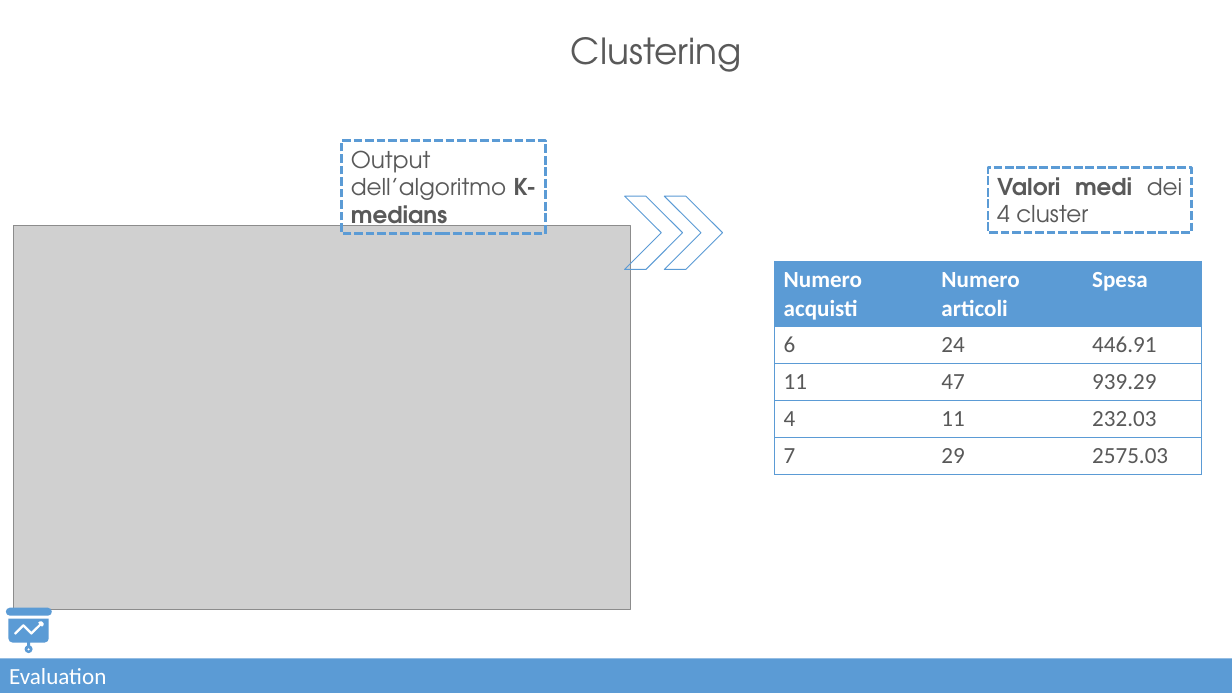
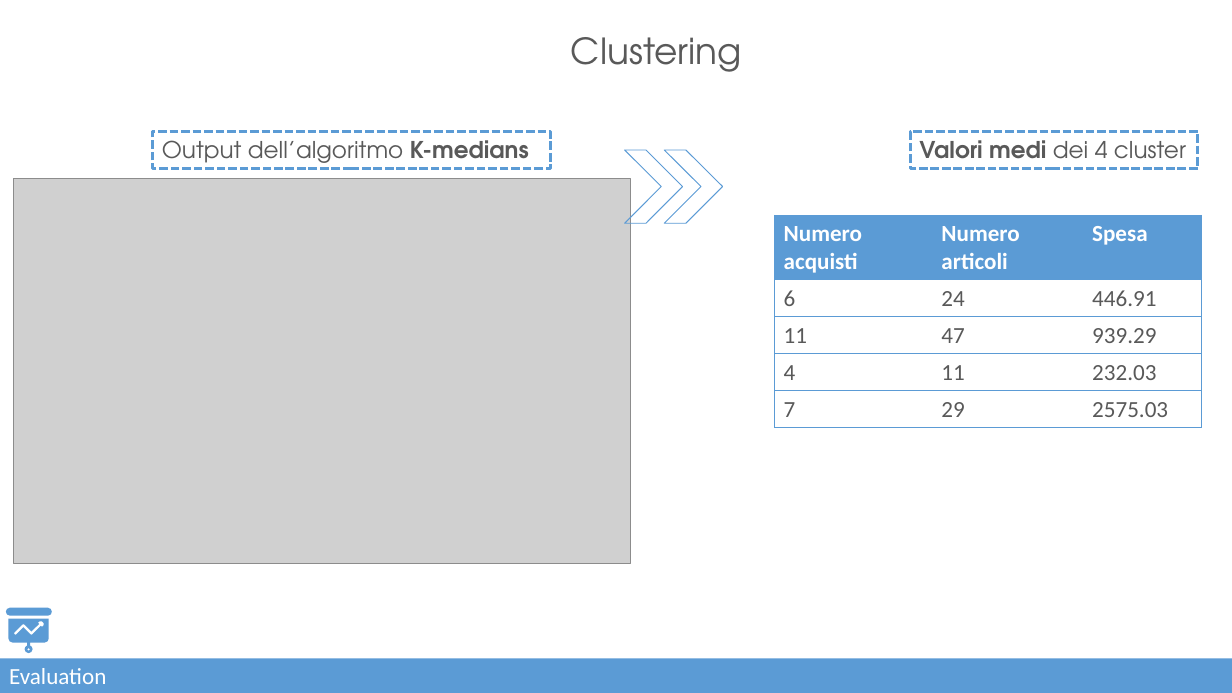
Before and after one commit to lorenzlorg/Digital-Marketing-Data-Science-Lab-Project, a slide deck: slide 11 of Presentazione_digital_marketing.pptx. Drawn at 1232x693 pixels with LibreOffice and Linux fonts; fonts in the diff are those of the drawing; grey boxes stand for pictures. Boxes give left, top, right and bottom in pixels: in the first picture for what was removed or moved away, otherwise in the second. Text is boxed around its words. In the diff, an @@ line names an element or a change of style, - is before the commit and + after.

```diff
--- a/Presentazione_digital_marketing.pptx
+++ b/Presentazione_digital_marketing.pptx
@@ rectangle "Output dell’algoritmo K-medians": place and size @@
-rectangle "Output dell’algoritmo K-medians" at (342, 140, 545, 234)
+rectangle "Output dell’algoritmo K-medians" at (152, 131, 550, 168)
@@ rectangle "Valori medi dei 4 cluster": place and size @@
-rectangle "Valori medi dei 4 cluster" at (988, 167, 1191, 233)
+rectangle "Valori medi dei 4 cluster" at (910, 131, 1198, 168)
@@ 2 freeform shapes, 1 picture, 1 table: place and size @@
-2 freeform shapes, 1 picture, 1 table at (14, 196, 1202, 610)
+2 freeform shapes, 1 picture, 1 table at (14, 150, 1202, 564)
```
Also in this commit, not shown: 6 other slides changed, 7 other files.
